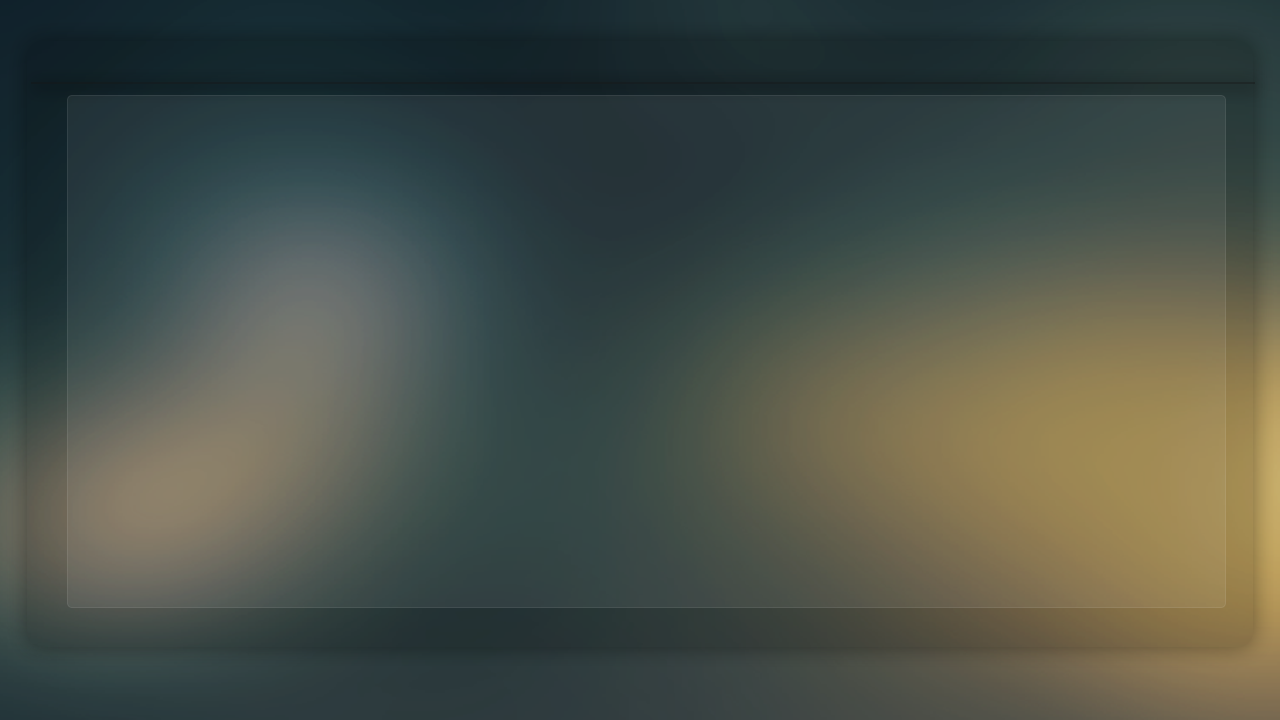
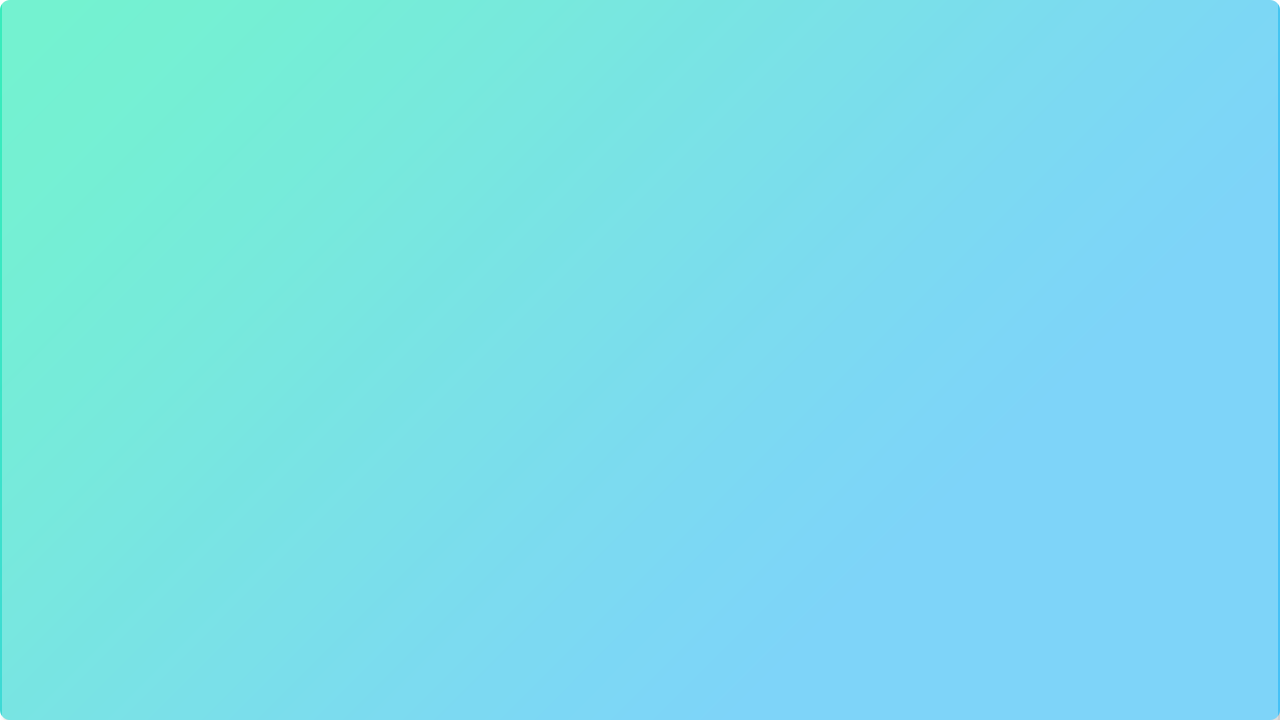
The second 1280 x 720 image is a revision of the first. Changes to its layers:
hid "明磨砂" over [68, 96, 1225, 607]
hid "图层 5", painted on it over [31, 82, 1255, 90]
hid "暗磨砂" over [27, 41, 1253, 647]
added layer "圆角矩形 2" (30%) in group "background" over [2, 0, 1278, 720]
added layer "圆角矩形 1" in group "background" over [0, 0, 1280, 720]
hid group "bkg" (2 layers) over [0, 0, 1280, 720]
hid "Layer 3" over [0, 0, 1280, 720]
hid "Layer 1" over [0, 0, 1280, 720]
